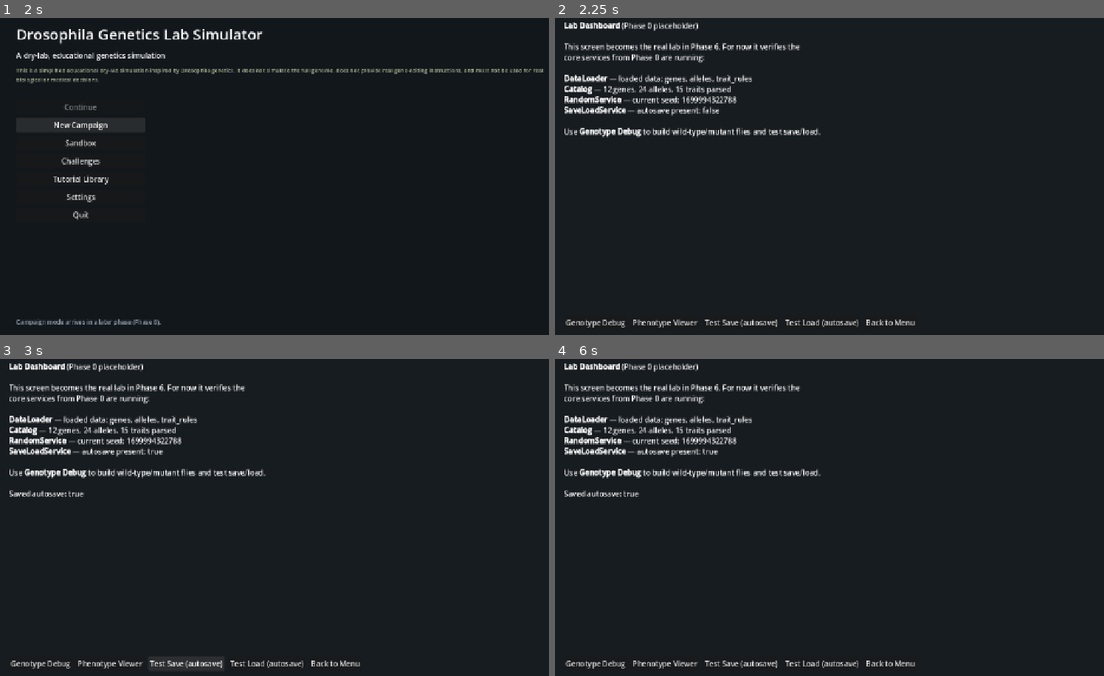
Above: before the commit, frames 1-4 (two rows, left to right).
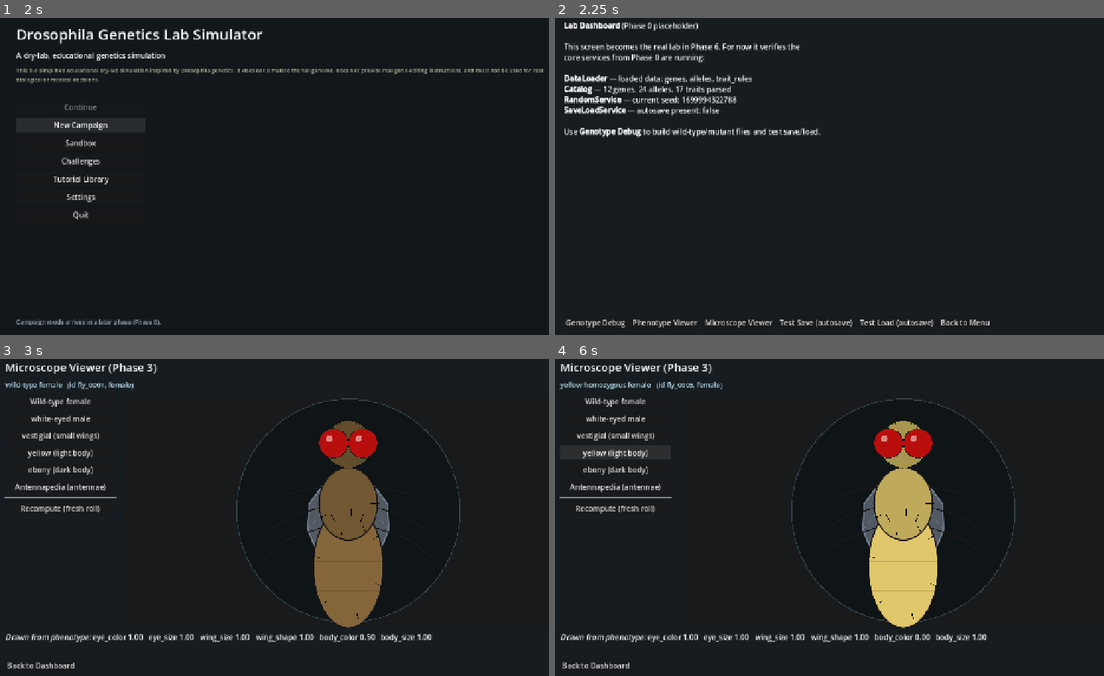
Above: after the commit, the same moments.

Repository: mkhudyakov/flyBase
Game: Godot game, scene res://scenes/MainMenu.tscn
The game is run twice, just before and just after one commit, with the same random seed, the same clock (stepped at 60 frames per second) and the same inputs.
Inputs (mouse positions are in pixels of both pictures, inside the frame that each line leads up to):
- Up to frame 1 (2 s): click "New Campaign" at 0.5 s; click "New Campaign" at 1.25 s
- Up to frame 2 (2.25 s): click "Sandbox" at 2 s
- Up to frame 3 (3 s): click (181, 663) at 2.75 s, where only the run after the commit has a clickable "Microscope Viewer"
- Up to frame 4 (6 s): click (615, 400) at 3.5 s, where only the run after the commit has a clickable "Wild-type female"; click (615, 419) at 4.25 s, where only the run after the commit has a clickable "white-eyed male"; click (615, 435) at 5 s, where only the run after the commit has a clickable "vestigial (small wings)"; click (615, 454) at 5.75 s, where only the run after the commit has a clickable "yellow (light body)"

Frame 1 is identical in both runs. In frame 2, 0.6% of the frame differs, in the area x 22-80%, y 21-98%; in frame 3, 14%; in frame 4, 14%, in the area x 0-84%, y 1-98%.

Commit message:
CHANGE: Phase 3

Diff:
--- a/data/trait_rules.json
+++ b/data/trait_rules.json
@@ -10,6 +10,8 @@
     {"id": "wing_vein_quality", "label": "Wing vein quality", "category": "visible", "baseline": 1.0, "min": 0.0, "max": 1.0, "normal_min": 0.85, "normal_max": 1.0, "higher_is_better": true, "explanation": "Completeness of the wing vein pattern."},
     {"id": "antenna_shape", "label": "Antenna shape", "category": "visible", "baseline": 1.0, "min": 0.0, "max": 1.0, "normal_min": 0.85, "normal_max": 1.0, "higher_is_better": true, "explanation": "1 = normal antenna; low = leg-like transformation."},
     {"id": "segment_identity", "label": "Segment identity", "category": "visible", "baseline": 1.0, "min": 0.0, "max": 1.0, "normal_min": 0.85, "normal_max": 1.0, "higher_is_better": true, "explanation": "Correctness of body-segment identity."},
+    {"id": "body_size", "label": "Body size", "category": "visible", "baseline": 1.0, "min": 0.5, "max": 1.4, "normal_min": 0.85, "normal_max": 1.15, "higher_is_better": true, "explanation": "Overall body scale; polygenic effects arrive in a later phase."},
+    {"id": "bristle_count", "label": "Bristle count", "category": "visible", "baseline": 12.0, "min": 0.0, "max": 24.0, "normal_min": 9.0, "normal_max": 15.0, "higher_is_better": true, "explanation": "Number of macrochaete-style bristles drawn on the body."},
     {"id": "deformity_score", "label": "Deformity", "category": "visible", "baseline": 0.0, "min": 0.0, "max": 1.0, "normal_min": 0.0, "normal_max": 0.1, "higher_is_better": false, "explanation": "Overall morphological abnormality; 0 = none."},
     {"id": "flight_ability", "label": "Flight ability", "category": "functional", "baseline": 1.0, "min": 0.0, "max": 1.0, "normal_min": 0.8, "normal_max": 1.0, "higher_is_better": true, "explanation": "Capacity for sustained flight."},
     {"id": "vision_score", "label": "Vision", "category": "functional", "baseline": 1.0, "min": 0.0, "max": 1.0, "normal_min": 0.8, "normal_max": 1.0, "higher_is_better": true, "explanation": "Visual function."},
--- a/scenes/LabDashboard.tscn
+++ b/scenes/LabDashboard.tscn
@@ -55,6 +55,10 @@
 layout_mode = 2
 text = "Phenotype Viewer"
 
+[node name="MicroscopeButton" type="Button" parent="Margin/VBox/ButtonsBox"]
+layout_mode = 2
+text = "Microscope Viewer"
+
 [node name="TestSaveButton" type="Button" parent="Margin/VBox/ButtonsBox"]
 layout_mode = 2
 text = "Test Save (autosave)"
@@ -69,6 +73,7 @@
 
 [connection signal="pressed" from="Margin/VBox/ButtonsBox/GenotypeDebugButton" to="." method="_on_genotype_debug_pressed"]
 [connection signal="pressed" from="Margin/VBox/ButtonsBox/PhenotypeViewerButton" to="." method="_on_phenotype_viewer_pressed"]
+[connection signal="pressed" from="Margin/VBox/ButtonsBox/MicroscopeButton" to="." method="_on_microscope_pressed"]
 [connection signal="pressed" from="Margin/VBox/ButtonsBox/TestSaveButton" to="." method="_on_test_save_pressed"]
 [connection signal="pressed" from="Margin/VBox/ButtonsBox/TestLoadButton" to="." method="_on_test_load_pressed"]
 [connection signal="pressed" from="Margin/VBox/ButtonsBox/BackButton" to="." method="_on_back_pressed"]
--- /dev/null
+++ b/scenes/MicroscopeViewer.tscn
@@ -0,0 +1,125 @@
+[gd_scene load_steps=3 format=3]
+
+[ext_resource type="Script" path="res://scripts/ui/MicroscopeViewer.gd" id="1_microscope"]
+[ext_resource type="Script" path="res://scripts/ui/FlyRenderer.gd" id="2_flyrenderer"]
+
+[node name="MicroscopeViewer" type="Control"]
+layout_mode = 3
+anchors_preset = 15
+anchor_right = 1.0
+anchor_bottom = 1.0
+grow_horizontal = 2
+grow_vertical = 2
+script = ExtResource("1_microscope")
+
+[node name="Background" type="ColorRect" parent="."]
+layout_mode = 1
+anchors_preset = 15
+anchor_right = 1.0
+anchor_bottom = 1.0
+grow_horizontal = 2
+grow_vertical = 2
+color = Color(0.09, 0.11, 0.13, 1)
+
+[node name="Margin" type="MarginContainer" parent="."]
+layout_mode = 1
+anchors_preset = 15
+anchor_right = 1.0
+anchor_bottom = 1.0
+grow_horizontal = 2
+grow_vertical = 2
+theme_override_constants/margin_left = 24
+theme_override_constants/margin_top = 20
+theme_override_constants/margin_right = 24
+theme_override_constants/margin_bottom = 20
+
+[node name="Root" type="VBoxContainer" parent="Margin"]
+layout_mode = 2
+theme_override_constants/separation = 10
+
+[node name="Title" type="Label" parent="Margin/Root"]
+layout_mode = 2
+text = "Microscope Viewer (Phase 3)"
+theme_override_font_sizes/font_size = 24
+
+[node name="FlyTitle" type="Label" parent="Margin/Root"]
+unique_name_in_owner = true
+layout_mode = 2
+text = ""
+theme_override_colors/font_color = Color(0.7, 0.85, 0.9, 1)
+theme_override_font_sizes/font_size = 15
+
+[node name="HBox" type="HBoxContainer" parent="Margin/Root"]
+layout_mode = 2
+size_flags_vertical = 3
+theme_override_constants/separation = 16
+
+[node name="Buttons" type="VBoxContainer" parent="Margin/Root/HBox"]
+custom_minimum_size = Vector2(240, 0)
+layout_mode = 2
+theme_override_constants/separation = 6
+
+[node name="WildFemaleButton" type="Button" parent="Margin/Root/HBox/Buttons"]
+layout_mode = 2
+text = "Wild-type female"
+
+[node name="WhiteMaleButton" type="Button" parent="Margin/Root/HBox/Buttons"]
+layout_mode = 2
+text = "white-eyed male"
+
+[node name="VestigialButton" type="Button" parent="Margin/Root/HBox/Buttons"]
+layout_mode = 2
+text = "vestigial (small wings)"
+
+[node name="YellowButton" type="Button" parent="Margin/Root/HBox/Buttons"]
+layout_mode = 2
+text = "yellow (light body)"
+
+[node name="EbonyButton" type="Button" parent="Margin/Root/HBox/Buttons"]
+layout_mode = 2
+text = "ebony (dark body)"
+
+[node name="AntpButton" type="Button" parent="Margin/Root/HBox/Buttons"]
+layout_mode = 2
+text = "Antennapedia (antennae)"
+
+[node name="Sep" type="HSeparator" parent="Margin/Root/HBox/Buttons"]
+layout_mode = 2
+
+[node name="RecomputeButton" type="Button" parent="Margin/Root/HBox/Buttons"]
+layout_mode = 2
+text = "Recompute (fresh roll)"
+
+[node name="ScopePanel" type="PanelContainer" parent="Margin/Root/HBox"]
+layout_mode = 2
+size_flags_horizontal = 3
+size_flags_vertical = 3
+
+[node name="FlyRenderer" type="Control" parent="Margin/Root/HBox/ScopePanel"]
+unique_name_in_owner = true
+custom_minimum_size = Vector2(480, 480)
+layout_mode = 2
+size_flags_horizontal = 3
+size_flags_vertical = 3
+script = ExtResource("2_flyrenderer")
+
+[node name="Caption" type="RichTextLabel" parent="Margin/Root"]
+unique_name_in_owner = true
+custom_minimum_size = Vector2(0, 48)
+layout_mode = 2
+bbcode_enabled = true
+fit_content = true
+
+[node name="BackButton" type="Button" parent="Margin/Root"]
+layout_mode = 2
+size_flags_horizontal = 0
+text = "Back to Dashboard"
+
+[connection signal="pressed" from="Margin/Root/HBox/Buttons/WildFemaleButton" to="." method="_on_wild_female_pressed"]
+[connection signal="pressed" from="Margin/Root/HBox/Buttons/WhiteMaleButton" to="." method="_on_white_male_pressed"]
+[connection signal="pressed" from="Margin/Root/HBox/Buttons/VestigialButton" to="." method="_on_vestigial_pressed"]
+[connection signal="pressed" from="Margin/Root/HBox/Buttons/YellowButton" to="." method="_on_yellow_pressed"]
+[connection signal="pressed" from="Margin/Root/HBox/Buttons/EbonyButton" to="." method="_on_ebony_pressed"]
+[connection signal="pressed" from="Margin/Root/HBox/Buttons/AntpButton" to="." method="_on_antp_pressed"]
+[connection signal="pressed" from="Margin/Root/HBox/Buttons/RecomputeButton" to="." method="_on_recompute_pressed"]
+[connection signal="pressed" from="Margin/Root/BackButton" to="." method="_on_back_pressed"]
--- /dev/null
+++ b/scripts/ui/FlyRenderer.gd
@@ -0,0 +1,223 @@
+extends Control
+class_name FlyRenderer
+## FlyRenderer — draws a fly from its phenotype using only generated vector
+## shapes (spec sections 17.7 and 18). No art assets are required.
+##
+## This is a top-down symbolic fly: head + thorax + abdomen along a vertical
+## axis, a pair of wings, legs, antennae, eyes, and bristles. Every visual is
+## driven by a phenotype trait, so a white-eyed / vestigial / dark fly looks
+## visibly different. The renderer reads sim data (Phenotype) but never writes
+## it — drawing is a pure function of the traits.
+
+# Palette anchors for trait→color mapping.
+const COL_OUTLINE := Color(0.08, 0.08, 0.10)
+const COL_EYE_RED := Color(0.72, 0.06, 0.05)   ## wild-type red (eye_color = 1)
+const COL_EYE_WHITE := Color(0.95, 0.93, 0.90) ## white mutant (eye_color = 0)
+const COL_BODY_PALE := Color(0.88, 0.78, 0.42) ## yellow (body_color = 0)
+const COL_BODY_WILD := Color(0.52, 0.40, 0.23) ## wild-type (body_color = 0.5)
+const COL_BODY_DARK := Color(0.15, 0.12, 0.10) ## ebony (body_color = 1)
+const COL_WING := Color(0.82, 0.87, 0.96)      ## translucent wing membrane
+
+var _phenotype: Phenotype
+
+func _ready() -> void:
+	# Containers settle their children's size a frame after _ready, so repaint
+	# whenever our rect changes to stay centered on the final size.
+	resized.connect(queue_redraw)
+
+## Sets the fly to draw (reads its already-computed phenotype) and repaints.
+func set_fly(fly: Fly) -> void:
+	_phenotype = fly.phenotype if fly != null else null
+	queue_redraw()
+
+func set_phenotype(p: Phenotype) -> void:
+	_phenotype = p
+	queue_redraw()
+
+func _t(name: String, default: float) -> float:
+	return _phenotype.get_trait(name, default) if _phenotype != null else default
+
+func _draw() -> void:
+	# Microscope field backdrop.
+	var center := size * 0.5
+	var field_r := minf(size.x, size.y) * 0.48
+	draw_circle(center, field_r, Color(0.06, 0.08, 0.09))
+	draw_arc(center, field_r, 0.0, TAU, 64, Color(0.2, 0.25, 0.28), 2.0)
+
+	if _phenotype == null:
+		return
+
+	# --- Read traits --------------------------------------------------------
+	var body_size := _t("body_size", 1.0)
+	var body_color_t := _t("body_color", 0.5)
+	var eye_color_t := _t("eye_color", 1.0)
+	var eye_size := _t("eye_size", 1.0)
+	var wing_size := _t("wing_size", 1.0)
+	var wing_shape := _t("wing_shape", 1.0)
+	var wing_vein := _t("wing_vein_quality", 1.0)
+	var antenna_shape := _t("antenna_shape", 1.0)
+	var bristle_count := int(round(_t("bristle_count", 12.0)))
+	var deformity := _t("deformity_score", 0.0)
+
+	var body_col := _body_color(body_color_t)
+	var thorax_col := body_col.darkened(0.15)
+	var head_col := body_col.darkened(0.25)
+
+	# Base scale in pixels; everything derives from this so body_size scales all.
+	var s := minf(size.x, size.y) * 0.30 * body_size
+	var head_c := center + Vector2(0, -s * 0.95)
+	var head_r := s * 0.34
+	var thorax_c := center + Vector2(0, -s * 0.10)
+	var abdomen_c := center + Vector2(0, s * 0.80)
+
+	# deformity introduces left/right asymmetry: the right side is scaled down.
+	var right_scale := 1.0 - deformity * 0.45
+
+	# --- Wings (behind the body) -------------------------------------------
+	_draw_wing(thorax_c, -1, wing_size, wing_shape, wing_vein, 1.0)
+	_draw_wing(thorax_c, 1, wing_size, wing_shape, wing_vein, right_scale)
+
+	# --- Legs ---------------------------------------------------------------
+	_draw_legs(thorax_c, s, right_scale)
+
+	# --- Body segments (back to front: abdomen, thorax, head) --------------
+	_fill_ellipse(abdomen_c, s * 0.50, s * 0.88, body_col)
+	_draw_abdomen_stripes(abdomen_c, s, body_col)
+	_fill_ellipse(thorax_c, s * 0.42, s * 0.52, thorax_col)
+	draw_circle(head_c, head_r, head_col)
+	draw_arc(head_c, head_r, 0.0, TAU, 32, COL_OUTLINE, 1.5)
+
+	# --- Eyes ---------------------------------------------------------------
+	var eye_col := _eye_color(eye_color_t)
+	var eye_r := head_r * 0.62 * eye_size
+	_draw_eye(head_c + Vector2(-head_r * 0.62, -head_r * 0.05), eye_r, eye_col)
+	_draw_eye(head_c + Vector2(head_r * 0.62, -head_r * 0.05), eye_r * right_scale, eye_col)
+
+	# --- Antennae (lengthen / thicken toward leg-like as antenna_shape drops)
+	_draw_antennae(head_c, head_r, antenna_shape)
+
+	# --- Bristles -----------------------------------------------------------
+	_draw_bristles(thorax_c, abdomen_c, s, bristle_count)
+
+# --- Trait → color mapping ---------------------------------------------------
+
+## eye_color: 1.0 = wild-type red, 0.0 = white.
+func _eye_color(t: float) -> Color:
+	return COL_EYE_WHITE.lerp(COL_EYE_RED, clampf(t, 0.0, 1.0))
+
+## body_color: 0 = pale/yellow, 0.5 = wild-type, 1 = dark/ebony (piecewise).
+func _body_color(t: float) -> Color:
+	t = clampf(t, 0.0, 1.0)
+	if t < 0.5:
+		return COL_BODY_PALE.lerp(COL_BODY_WILD, t / 0.5)
+	return COL_BODY_WILD.lerp(COL_BODY_DARK, (t - 0.5) / 0.5)
+
+# --- Drawing helpers ---------------------------------------------------------
+
+func _fill_ellipse(c: Vector2, rx: float, ry: float, col: Color) -> void:
+	var pts := _ellipse_points(c, rx, ry, 40)
+	draw_colored_polygon(pts, col)
+	draw_polyline(_close(pts), COL_OUTLINE, 1.5, true)
+
+func _ellipse_points(c: Vector2, rx: float, ry: float, segments: int) -> PackedVector2Array:
+	var pts := PackedVector2Array()
+	for i in segments:
+		var a := TAU * float(i) / float(segments)
+		pts.append(c + Vector2(cos(a) * rx, sin(a) * ry))
+	return pts
+
+func _close(pts: PackedVector2Array) -> PackedVector2Array:
+	var out := pts.duplicate()
+	if out.size() > 0:
+		out.append(out[0])
+	return out
+
+func _draw_wing(root: Vector2, side: int, wing_size: float, wing_shape: float,
+		vein_quality: float, extra_scale: float) -> void:
+	var length := minf(size.x, size.y) * 0.30 * wing_size * extra_scale
+	var width := length * 0.42
+	var origin := root + Vector2(side * length * 0.12, -length * 0.18)
+
+	# Leaf-shaped outline pointing down-and-outward. x is mirrored by `side`.
+	var rel := [
+		Vector2(0.0, 0.0),
+		Vector2(0.55, -0.10),
+		Vector2(1.05, 0.18),
+		Vector2(1.10, 0.55),   # trailing-edge control (notched by wing_shape)
+		Vector2(0.70, 0.95),
+		Vector2(0.20, 1.05),
+		Vector2(-0.05, 0.55),
+	]
+	# A low wing_shape pulls the trailing edge inward, producing a notched wing.
+	rel[3] = rel[3].lerp(Vector2(0.45, 0.45), clampf(1.0 - wing_shape, 0.0, 1.0))
+
+	var pts := PackedVector2Array()
+	for r: Vector2 in rel:
+		pts.append(origin + Vector2(side * r.x * width, r.y * length))
+
+	var membrane := COL_WING
+	membrane.a = 0.34
+	draw_colored_polygon(pts, membrane)
+	draw_polyline(_close(pts), Color(0.6, 0.66, 0.74, 0.7), 1.5, true)
+
+	# Veins fade with wing_vein_quality.
+	if vein_quality > 0.05:
+		var vein := Color(0.45, 0.5, 0.58, clampf(vein_quality * 0.7, 0.0, 0.7))
+		draw_line(pts[0], pts[3], vein, 1.0)
+		draw_line(pts[0], pts[4], vein, 1.0)
+
+func _draw_legs(thorax_c: Vector2, s: float, right_scale: float) -> void:
+	var leg_col := Color(0.12, 0.10, 0.10)
+	for i in 3:
+		var y := thorax_c.y - s * 0.25 + i * s * 0.28
+		var len_l := s * (0.7 + i * 0.12)
+		var len_r := len_l * right_scale
+		var down := s * (0.18 + i * 0.16)
+		# left
+		draw_polyline([thorax_c + Vector2(-s * 0.3, y - thorax_c.y),
+			Vector2(thorax_c.x - s * 0.3 - len_l * 0.6, y + down * 0.4),
+			Vector2(thorax_c.x - s * 0.3 - len_l, y + down)], leg_col, 2.0)
+		# right
+		draw_polyline([thorax_c + Vector2(s * 0.3, y - thorax_c.y),
+			Vector2(thorax_c.x + s * 0.3 + len_r * 0.6, y + down * 0.4),
+			Vector2(thorax_c.x + s * 0.3 + len_r, y + down)], leg_col, 2.0)
+
+func _draw_abdomen_stripes(c: Vector2, s: float, body_col: Color) -> void:
+	var stripe := body_col.darkened(0.35)
+	stripe.a = 0.6
+	for i in range(1, 4):
+		var y := c.y - s * 0.5 + i * s * 0.42
+		var half := sqrt(maxf(1.0 - pow((y - c.y) / (s * 0.88), 2.0), 0.0)) * s * 0.50
+		if half > 1.0:
+			draw_line(Vector2(c.x - half, y), Vector2(c.x + half, y), stripe, 2.0)
+
+func _draw_eye(c: Vector2, r: float, col: Color) -> void:
+	draw_circle(c, r, col)
+	draw_arc(c, r, 0.0, TAU, 24, COL_OUTLINE, 1.0)
+	# small specular highlight
+	draw_circle(c + Vector2(-r * 0.3, -r * 0.3), r * 0.22, Color(1, 1, 1, 0.5))
+
+func _draw_antennae(head_c: Vector2, head_r: float, antenna_shape: float) -> void:
+	var col := Color(0.1, 0.08, 0.08)
+	# As antenna_shape drops toward 0, antennae grow longer/leg-like.
+	var extra := (1.0 - clampf(antenna_shape, 0.0, 1.0))
+	var length := head_r * (0.7 + extra * 1.4)
+	var width := 2.0 + extra * 2.0
+	for side in [-1, 1]:
+		var base := head_c + Vector2(side * head_r * 0.3, -head_r * 0.85)
+		var mid := base + Vector2(side * length * 0.3, -length * 0.5)
+		var tip := mid + Vector2(side * length * 0.5, -length * 0.3 + extra * length * 0.6)
+		draw_polyline([base, mid, tip], col, width)
+
+func _draw_bristles(thorax_c: Vector2, abdomen_c: Vector2, s: float, count: int) -> void:
+	var col := Color(0.05, 0.05, 0.06)
+	for i in maxi(count, 0):
+		# Deterministic placement: alternate thorax/abdomen, spread by index.
+		var on_thorax := i % 3 == 0
+		var origin := thorax_c if on_thorax else abdomen_c
+		var rx := (s * 0.38) if on_thorax else (s * 0.48)
+		var ry := (s * 0.48) if on_thorax else (s * 0.84)
+		var a := float(i) * 2.39996  # golden angle for even spread
+		var p := origin + Vector2(cos(a) * rx * 0.85, sin(a) * ry * 0.85)
+		var dir := Vector2(cos(a), sin(a)) * (s * 0.12)
+		draw_line(p, p + dir, col, 1.5)
--- a/scripts/ui/LabDashboard.gd
+++ b/scripts/ui/LabDashboard.gd
@@ -9,6 +9,7 @@
 const MAIN_MENU_SCENE := "res://scenes/MainMenu.tscn"
 const GENOTYPE_DEBUG_SCENE := "res://scenes/GenotypeDebug.tscn"
 const PHENOTYPE_VIEWER_SCENE := "res://scenes/PhenotypeViewer.tscn"
+const MICROSCOPE_SCENE := "res://scenes/MicroscopeViewer.tscn"
 
 @onready var _info_label: RichTextLabel = %InfoLabel
 
@@ -55,5 +56,8 @@
 func _on_phenotype_viewer_pressed() -> void:
 	get_tree().change_scene_to_file(PHENOTYPE_VIEWER_SCENE)
 
+func _on_microscope_pressed() -> void:
+	get_tree().change_scene_to_file(MICROSCOPE_SCENE)
+
 func _on_back_pressed() -> void:
 	get_tree().change_scene_to_file(MAIN_MENU_SCENE)
--- /dev/null
+++ b/scripts/ui/MicroscopeViewer.gd
@@ -0,0 +1,72 @@
+extends Control
+## MicroscopeViewer — Phase 3 screen (spec 17.7). Builds a fly, computes its
+## phenotype, and draws it with the FlyRenderer so trait changes are visible.
+##
+## Mirrors the Phenotype Viewer's fly set so the same genotypes can be compared
+## visually here and numerically there.
+
+const LAB_DASHBOARD_SCENE := "res://scenes/LabDashboard.tscn"
+
+@onready var _renderer: FlyRenderer = %FlyRenderer
+@onready var _title: Label = %FlyTitle
+@onready var _caption: RichTextLabel = %Caption
+
+var _current_fly: Fly
+
+func _ready() -> void:
+	if not Catalog.is_ready() or Catalog.trait_count() == 0:
+		_title.text = "Catalog/traits not loaded — check data/*.json."
+		return
+	_show(FlyFactory.create_wild_type(Genome.FEMALE), "Wild-type female")
+
+func _on_wild_female_pressed() -> void:
+	_show(FlyFactory.create_wild_type(Genome.FEMALE), "Wild-type female")
+
+func _on_white_male_pressed() -> void:
+	_show(FlyFactory.create_mutant("w", "w_null", FlyFactory.Zygosity.HOMOZYGOUS, Genome.MALE),
+		"white-eyed male")
+
+func _on_vestigial_pressed() -> void:
+	_show(FlyFactory.create_mutant("vg", "vg_strong_loss", FlyFactory.Zygosity.HOMOZYGOUS, Genome.FEMALE),
+		"vestigial homozygous female")
+
+func _on_yellow_pressed() -> void:
+	_show(FlyFactory.create_mutant("y", "y_loss", FlyFactory.Zygosity.HOMOZYGOUS, Genome.FEMALE),
+		"yellow homozygous female")
+
+func _on_ebony_pressed() -> void:
+	_show(FlyFactory.create_mutant("e", "e_loss", FlyFactory.Zygosity.HOMOZYGOUS, Genome.FEMALE),
+		"ebony homozygous female")
+
+func _on_antp_pressed() -> void:
+	_show(FlyFactory.create_mutant("Antp", "Antp_dom_gof", FlyFactory.Zygosity.HETEROZYGOUS, Genome.FEMALE),
+		"Antennapedia dominant (het) female")
+
+func _on_recompute_pressed() -> void:
+	if _current_fly != null:
+		PhenotypeEngine.compute(_current_fly)
+		_renderer.set_fly(_current_fly)
+		_update_caption(_current_fly)
+
+func _on_back_pressed() -> void:
+	get_tree().change_scene_to_file(LAB_DASHBOARD_SCENE)
+
+func _show(fly: Fly, title: String) -> void:
+	_current_fly = fly
+	PhenotypeEngine.compute(fly)
+	_title.text = "%s   (id %s, %s)" % [title, fly.id, fly.sex()]
+	_renderer.set_fly(fly)
+	_update_caption(fly)
+
+## A compact caption of the visible traits that drive the drawing.
+func _update_caption(fly: Fly) -> void:
+	var p := fly.phenotype
+	var parts := [
+		"eye_color %.2f" % p.get_trait("eye_color", 1.0),
+		"eye_size %.2f" % p.get_trait("eye_size", 1.0),
+		"wing_size %.2f" % p.get_trait("wing_size", 1.0),
+		"wing_shape %.2f" % p.get_trait("wing_shape", 1.0),
+		"body_color %.2f" % p.get_trait("body_color", 0.5),
+		"body_size %.2f" % p.get_trait("body_size", 1.0),
+	]
+	_caption.text = "[i]Drawn from phenotype:[/i] " + "   ".join(parts)
Not shown, added: scripts/ui/FlyRenderer.gd.uid
Not shown, added: scripts/ui/MicroscopeViewer.gd.uid
Not shown, changed: CHANGELOG.md
